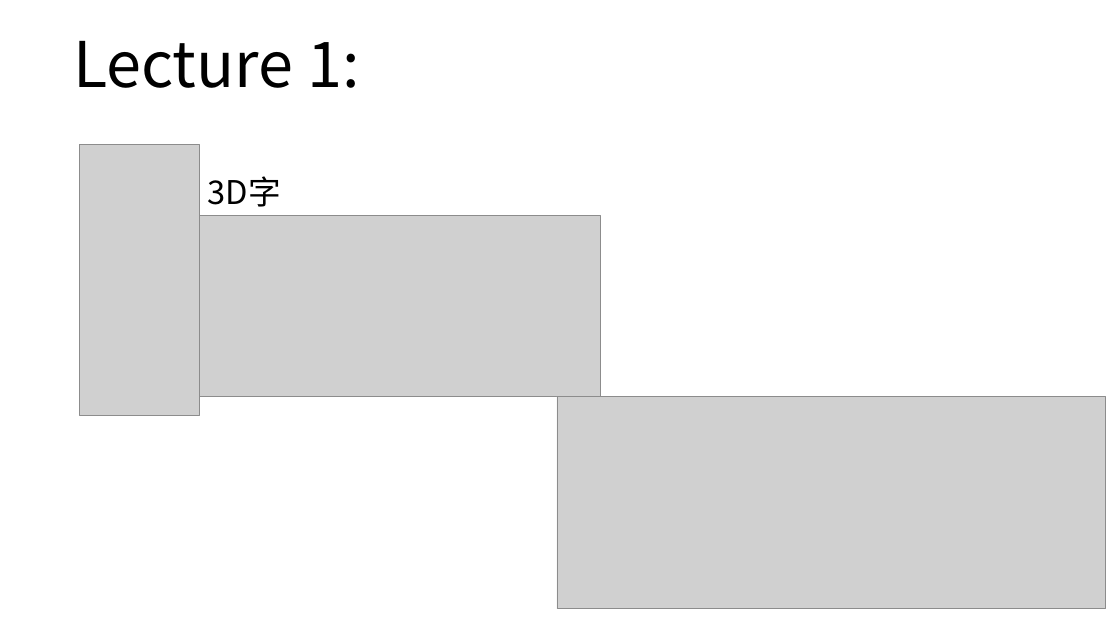
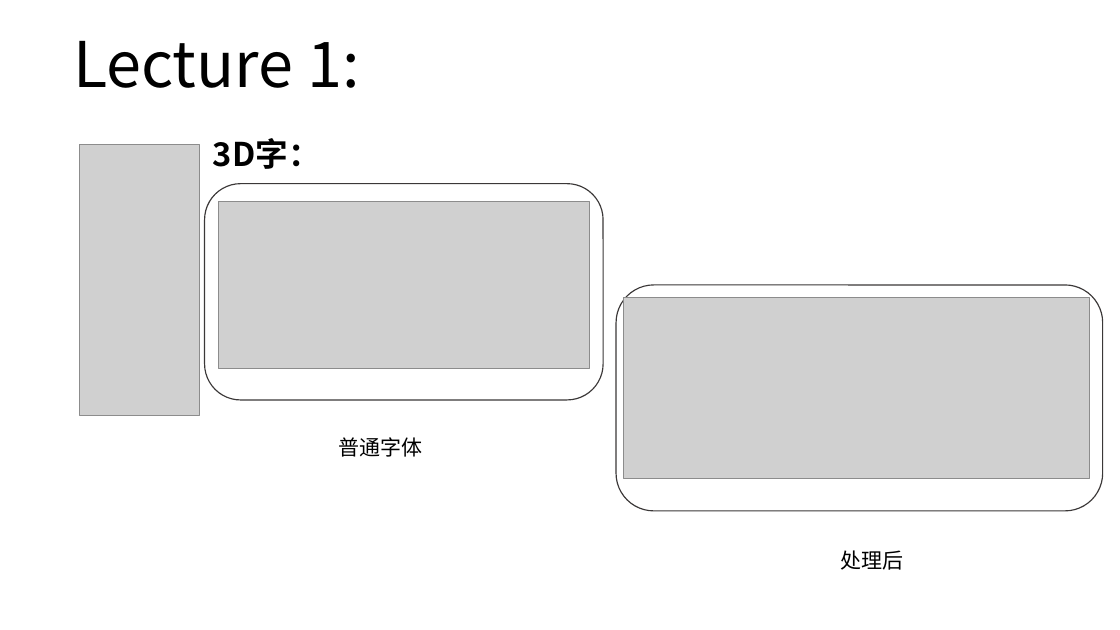
Before and after one commit to sunshaobin/graphical-course, a slide deck: slide 13 of courseware-materials/lecture1/graphical-course-lecture1.pptx. Drawn at 1120x630 pixels with LibreOffice and Linux fonts; fonts in the diff are those of the drawing; grey boxes stand for pictures. Boxes give left, top, right and bottom in pixels: in the first picture for what was removed or moved away, otherwise in the second. Text is boxed around its words. In the diff, an @@ line names an element or a change of style, - is before the commit and + after.

```diff
--- a/courseware-materials/lecture1/graphical-course-lecture1.pptx
+++ b/courseware-materials/lecture1/graphical-course-lecture1.pptx
@@ text at (x1=213, y1=138, x2=321, y2=169): text changed; bold on @@
-3D字
+3D字：
@@ rounded rectangle added at (x1=205, y1=184, x2=603, y2=401), fill #FFFFFF, outline #3B3838 1 pt @@
@@ picture resized from (x1=199, y1=216, x2=601, y2=397) to (x1=218, y1=202, x2=590, y2=369) @@
@@ rounded rectangle added at (x1=616, y1=285, x2=1102, y2=511), fill #FFFFFF, outline #3B3838 1 pt @@
@@ picture resized from (x1=557, y1=397, x2=1106, y2=609) to (x1=623, y1=297, x2=1089, y2=478) @@
@@ text added at (x1=338, y1=437, x2=422, y2=457), 18 pt, text #000000 @@
+普通字体
@@ text added at (x1=840, y1=550, x2=903, y2=570), 18 pt, text #000000 @@
+处理后
```
Also in this commit, not shown: 15 other slides changed, 1 other file.
